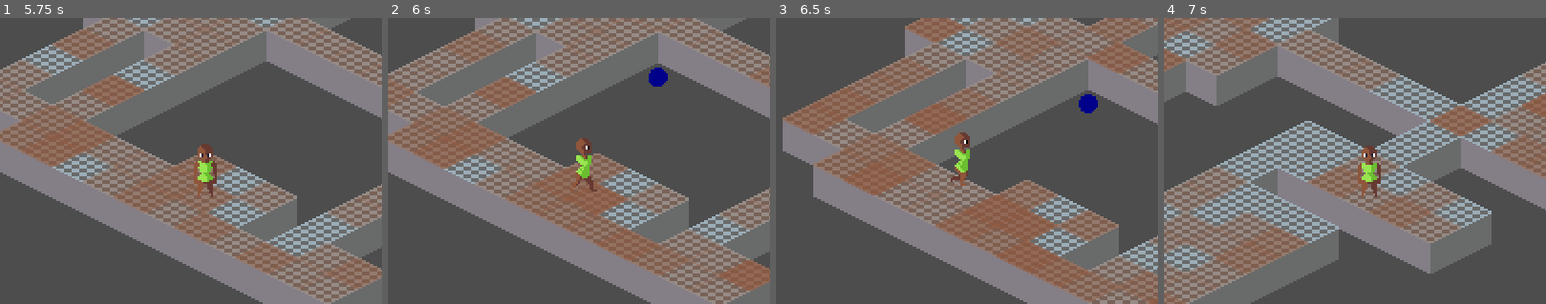
Above: before the commit, frames 1-4 (left to right).
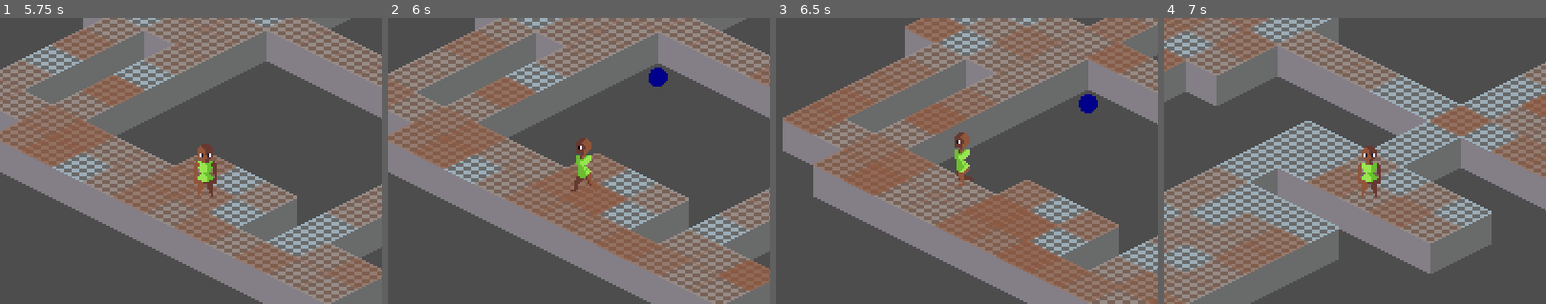
Above: after the commit, the same moments.

Repository: Ruulul/The-Duster
Game: Godot game, scene res://Components/building_generator.tscn
The game is run twice, just before and just after one commit, with the same random seed, the same clock (stepped at 60 frames per second) and the same inputs.
Inputs (mouse positions are % of the whole screen's width and height, from its top left):
- Up to frame 1 (5.75 s): tap Enter at 0.5 s; move the mouse to (45, 70) at 0.52 s; hold R (refresh) 0.53-1.28 s; move the mouse to (80, 65) at 1.27 s; click (80, 65) at 1.35 s; move the mouse to (20, 35) at 2.02 s; hold R (refresh) 2.03-2.78 s; move the mouse to (55, 50) at 2.77 s; click (55, 50) at 2.85 s; move the mouse to (35, 25) at 3.52 s; hold R (refresh) 3.53-4.28 s; move the mouse to (72, 45) at 4.27 s; click (72, 45) at 4.35 s; move the mouse to (30, 55) at 5.02 s; hold R (refresh) from 5.03 s (still down)
- Up to frame 2 (6 s): move the mouse to (60, 28) at 5.77 s; release R (refresh) at 5.78 s; click (60, 28) at 5.85 s
- Up to frame 3 (6.5 s): no input
- Up to frame 4 (7 s): move the mouse to (45, 70) at 6.52 s; hold R (refresh) from 6.53 s (still down)
The pictures show only the part of the screen within x 23-73%, y 19-69%; the shares and areas given below are measured in that part.

Frame 1 is identical in both runs. In frame 2, 0.5% of the frame differs, in the area x 47-55%, y 42-61%; in frame 3, 0.5%; in frame 4, nothing differs.

Commit message:
small direction fix

Diff:
--- a/Components/Duster.gd
+++ b/Components/Duster.gd
@@ -55,7 +55,7 @@
 	state.call()
 	if state in [states.move]:
 		$AnimatedSprite2D.play("run")
-		$AnimatedSprite2D.flip_h = position.direction_to(navigation_agent.target_position).x < 0
+		$AnimatedSprite2D.flip_h = position.direction_to(navigation_agent.get_next_path_position()).x < 0
 	else:
 		$AnimatedSprite2D.play("idle")
 	queue_redraw()
